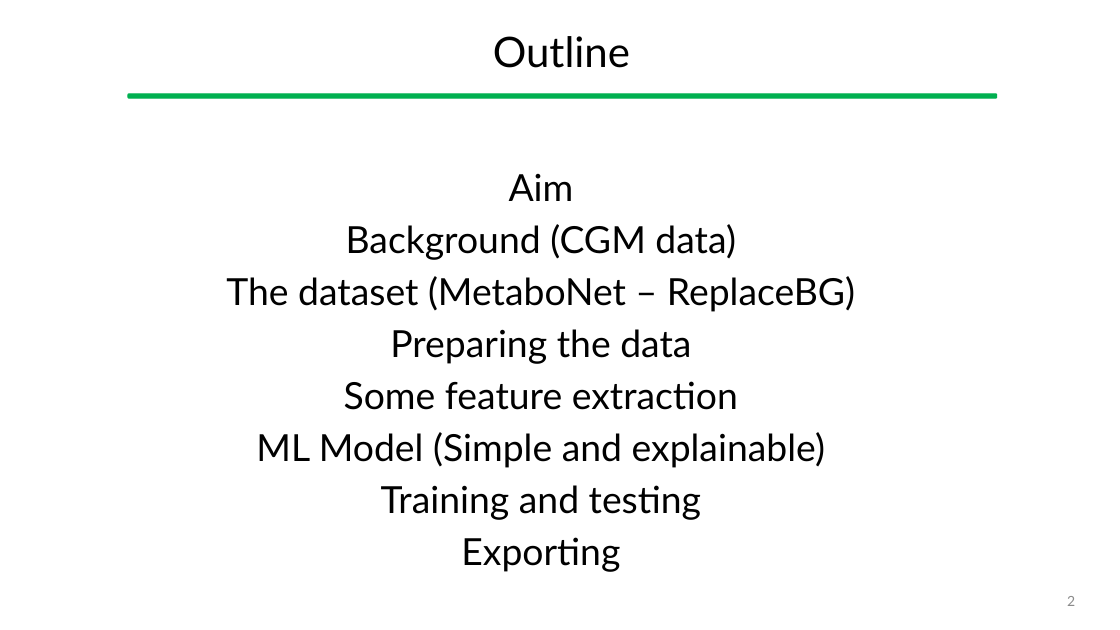
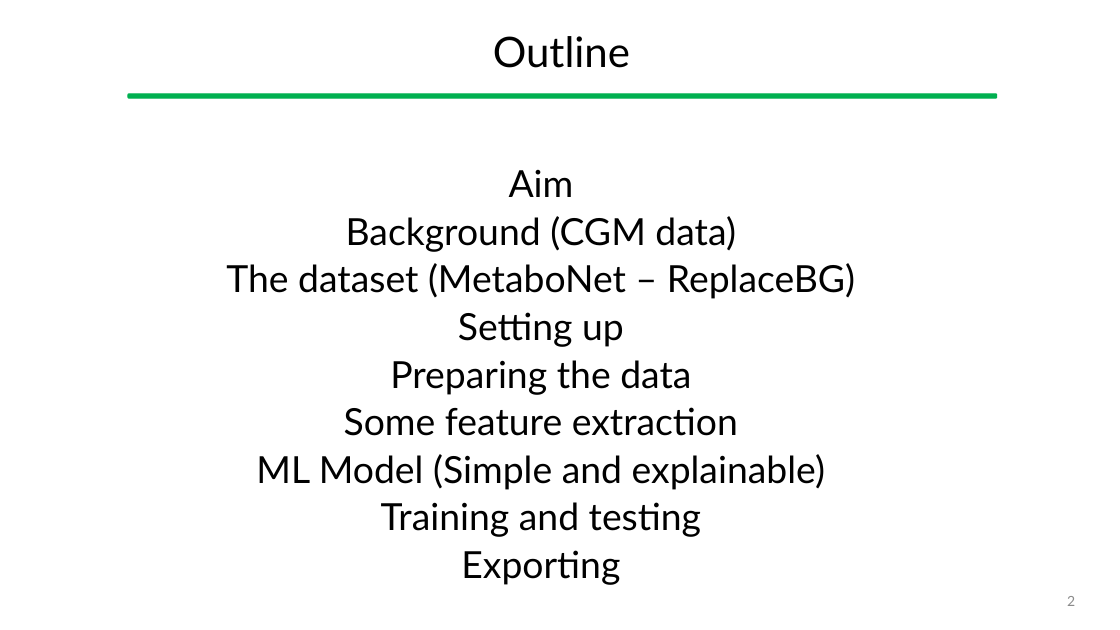
Before and after one commit to gcappon/bwthw, a slide deck: slide 2 of lesson_22-integrating_ai_models_in_flutter_part_1/lesson_22-integrating_ai_models_in_flutter_part_1.pptx. Drawn at 1120x630 pixels with LibreOffice and Linux fonts; fonts in the diff are those of the drawing. Boxes give left, top, right and bottom in pixels: in the first picture for what was removed or moved away, otherwise in the second. Text is boxed around its words. In the diff, an @@ line names an element or a change of style, - is before the commit and + after.

```diff
--- a/lesson_22-integrating_ai_models_in_flutter_part_1/lesson_22-integrating_ai_models_in_flutter_part_1.pptx
+++ b/lesson_22-integrating_ai_models_in_flutter_part_1/lesson_22-integrating_ai_models_in_flutter_part_1.pptx
@@ text at box(226, 170, 855, 585): line spacing 0.9 to 0.8 @@
@@ text at box(458, 312, 624, 347): paragraph added @@
+Setting up
```
Also in this commit, not shown: 1 slide added, 4 other files.
